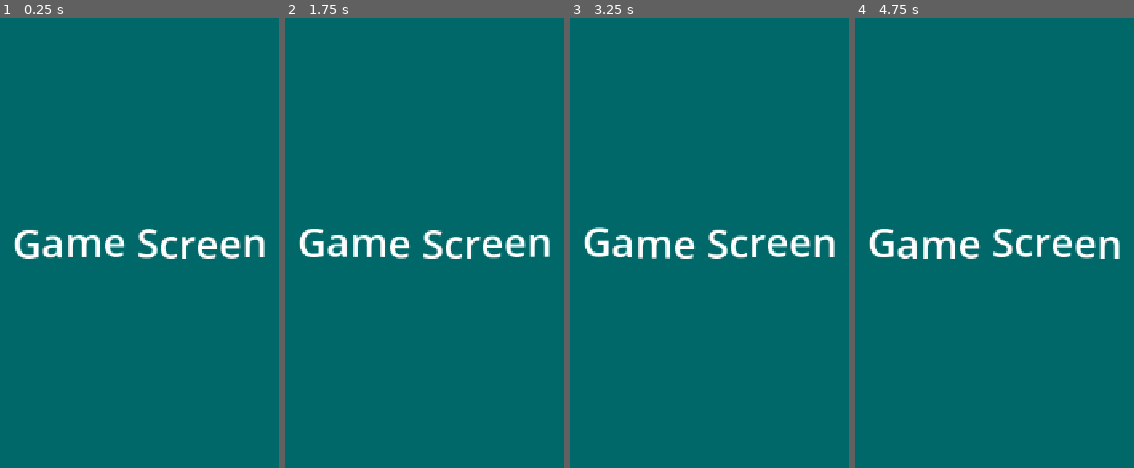
Above: before the commit, frames 1-4 (left to right).
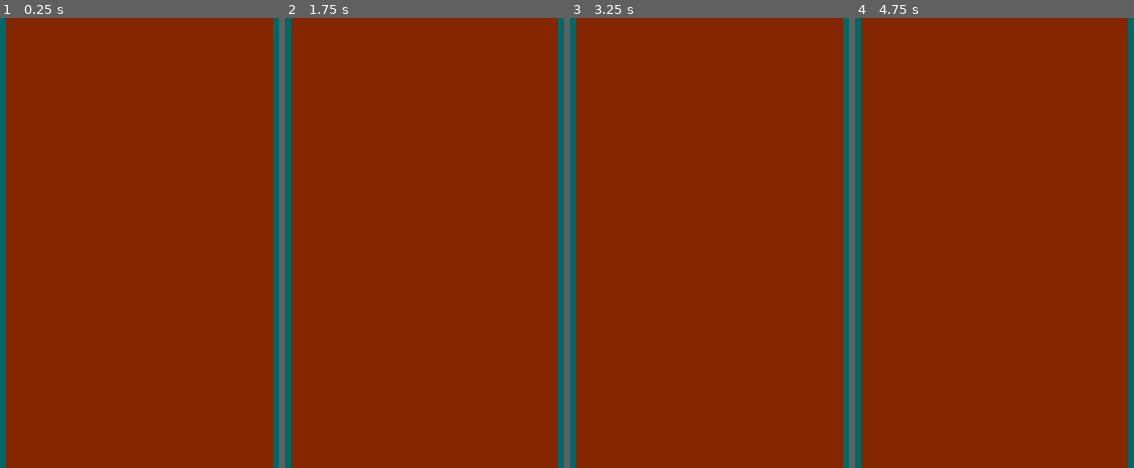
Above: after the commit, the same moments.

Repository: BenjaminVincent/jam-2
Game: Godot game, scene res://scenes/game.tscn
Two runs of this game, one before a commit and one after it. Both use one fixed random seed, a clock stepped at 60 frames per second and the inputs below.
Inputs:
- Up to frame 1 (0.25 s): no input
- Up to frame 2 (1.75 s): no input
- Up to frame 3 (3.25 s): no input
- Up to frame 4 (4.75 s): no input

The runs differ from the first frame. In frame 1, 96% of the frame differs, in the area x 2-98%, y 0-100%; in frame 2, 96%; in frame 3, 96%; in frame 4, 96%.

Commit message:
removed text, added board background

Diff:
--- a/scenes/game.tscn
+++ b/scenes/game.tscn
@@ -2,38 +2,16 @@
 
 [ext_resource type="Script" uid="uid://hxq4slg6yl3x" path="res://scripts/game.gd" id="1_uwrxv"]
 
-[node name="Game" type="Control" unique_id=1837819744]
-layout_mode = 3
-anchors_preset = 15
-anchor_right = 1.0
-anchor_bottom = 1.0
-grow_horizontal = 2
-grow_vertical = 2
+[node name="Game" type="Node2D" unique_id=1624841179]
 script = ExtResource("1_uwrxv")
 
-[node name="ColorRect" type="ColorRect" parent="." unique_id=1150502816]
-layout_mode = 0
+[node name="Background" type="ColorRect" parent="." unique_id=1150502816]
 offset_right = 1280.0
 offset_bottom = 720.0
 color = Color(6.738305e-07, 0.40701604, 0.40718302, 1)
 
-[node name="RichTextLabel" type="RichTextLabel" parent="." unique_id=105060602]
-layout_mode = 1
-anchors_preset = 8
-anchor_left = 0.5
-anchor_top = 0.5
-anchor_right = 0.5
-anchor_bottom = 0.5
-offset_left = -575.0
-offset_top = -326.0
-offset_right = 576.0
-offset_bottom = 324.0
-grow_horizontal = 2
-grow_vertical = 2
-theme_override_font_sizes/normal_font_size = 64
-bbcode_enabled = true
-text = "[wave]Game Screen[/wave]"
-horizontal_alignment = 1
-vertical_alignment = 1
-
-[connection signal="gui_input" from="." to="." method="_on_gui_input"]
+[node name="BoardBackground" type="ColorRect" parent="." unique_id=1475131142]
+offset_left = 426.0
+offset_right = 852.0
+offset_bottom = 720.0
+color = Color(0.5186603, 0.1540255, 0, 1)
--- a/scripts/game.gd
+++ b/scripts/game.gd
@@ -1,4 +1,4 @@
-extends Control
+extends Node2D
 
 
 func _process(_delta: float) -> void:
